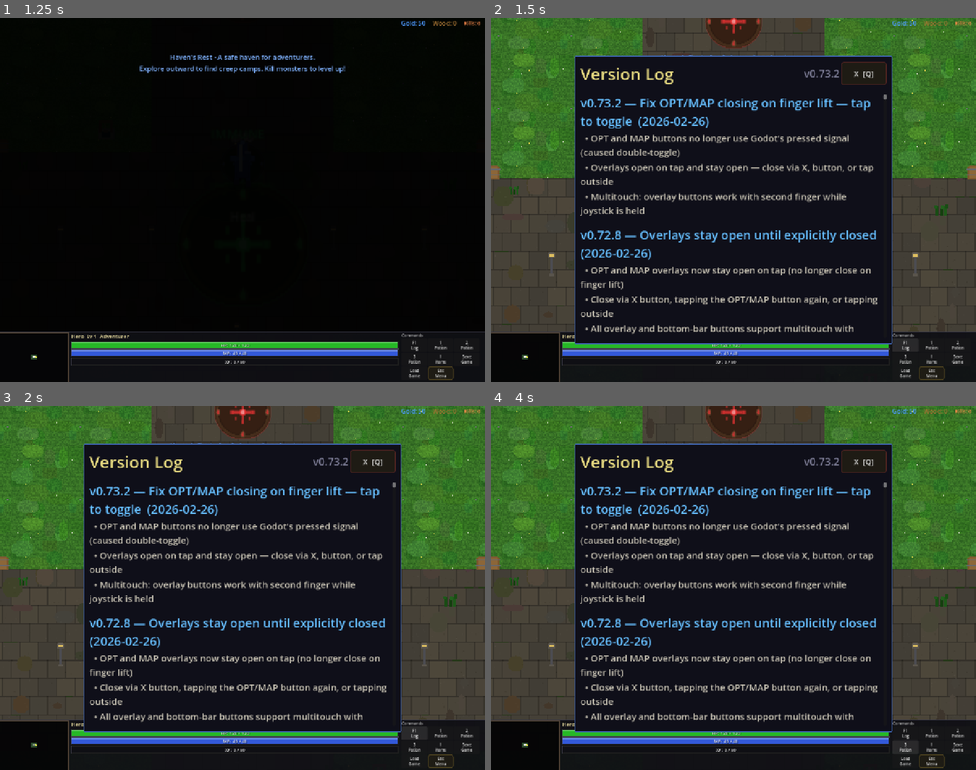
Above: before the commit, frames 1-4 (two rows, left to right).
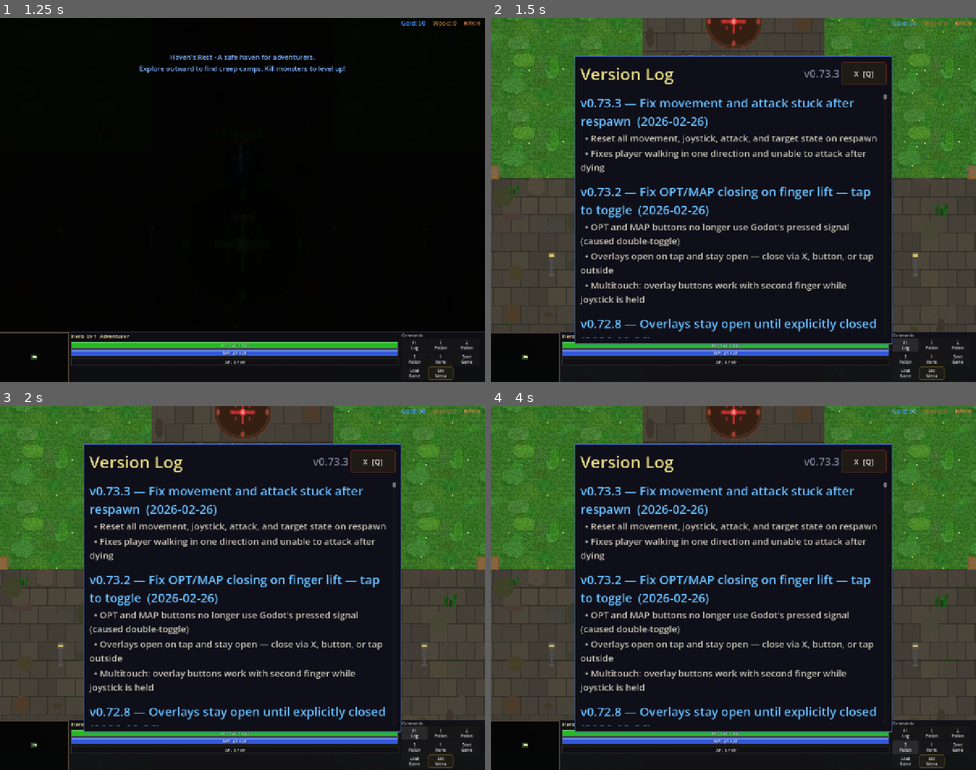
Above: after the commit, the same moments.

Repository: slxny/legends-open-rpg
Game: Godot game, scene res://scenes/main.tscn
Two runs of this game, one before a commit and one after it. Both use one fixed random seed, a clock stepped at 60 frames per second and the inputs below.
Inputs (mouse positions are in pixels of both pictures, inside the frame that each line leads up to):
- Up to frame 1 (1.25 s): tap Enter at 0.5 s; move the mouse to (218, 272) at 0.52 s; hold W (move_up) from 0.53 s (still down); hold Space (attack) from 0.53 s (still down); click (218, 272) at 0.67 s
- Up to frame 2 (1.5 s): release W (move_up) at 1.25 s; release Space (attack) at 1.25 s; click "F1 Log" at 1.25 s
- Up to frame 3 (2 s): no input
- Up to frame 4 (4 s): click "1 Potion" at 2 s; click "2 Potion" at 2.75 s; click "3 Potion" at 3.5 s

Frame 1 is identical in both runs. In frame 2, 9.9% of the frame differs, in the area x 18-80%, y 15-88%; in frame 3, 9.9%; in frame 4, 9.9%.
Error in both runs: Invalid assignment of property or key '_mobile_potion_btns' with value of type 'Array' on a base object of type 'CharacterBody2D (player.gd)'. (res://scenes/ui…

Commit message:
Fix movement and attack stuck after respawn (v0.73.3)
On respawn, only 4 state vars were reset but movement target,
joystick touch index, attack touch index, combo/charge state,
and enemy target references were all stale. This caused the player
to walk toward their death location and ignore new attack input.

Now resets all input and combat state in _on_respawn_animation().

Co-Authored-By: Claude Opus 4.6 <noreply@anthropic.com>

Diff:
--- a/scenes/player/player.gd
+++ b/scenes/player/player.gd
@@ -3052,11 +3052,33 @@
 	# Kill death tween if still running
 	if _death_tween and _death_tween.is_valid():
 		_death_tween.kill()
-	# Safety: ensure attack state is clean on respawn
+	# Reset ALL input and combat state so nothing is stale after respawn
 	_is_attack_animating = false
 	_attack_cooldown = 0.0
 	Engine.time_scale = 1.0
 	_hit_freeze_active = false
+	_is_moving_to_target = false
+	_move_target = Vector2.ZERO
+	_stuck_time = 0.0
+	_target_tree = null
+	_target_enemy = null
+	_is_chopping_tree = false
+	_joystick_touch_index = -1
+	_joystick_input = Vector2.ZERO
+	_joystick_active = false
+	_hide_joystick()
+	_mobile_atk_touch_index = -1
+	_mobile_attack_held = false
+	_mobile_charge_aim_dir = Vector2.ZERO
+	_tap_count = 0
+	_tap_resolve_timer = 0.0
+	_tap_resolved = true
+	_charge_time = 0.0
+	_is_charging = false
+	_combo_index = 0
+	_combo_timer = 0.0
+	_tap_aim_dir = Vector2.ZERO
+	_tap_aim_timer = 0.0
 	# Reset sprite to invisible for regen build-up
 	sprite.modulate = Color(1.0, 1.0, 1.0, 0.0)
 	sprite.scale = Vector2(0.3, 0.3)
--- a/scenes/ui/changelog_dialog.gd
+++ b/scenes/ui/changelog_dialog.gd
@@ -9,9 +9,18 @@
 var _is_visible: bool = false
 var _is_mobile: bool = false
 
-const GAME_VERSION := "v0.73.2"
+const GAME_VERSION := "v0.73.3"
 
 const CHANGELOG: Array[Dictionary] = [
+	{
+		"version": "v0.73.3",
+		"title": "Fix movement and attack stuck after respawn",
+		"date": "2026-02-26",
+		"entries": [
+			"Reset all movement, joystick, attack, and target state on respawn",
+			"Fixes player walking in one direction and unable to attack after dying",
+		]
+	},
 	{
 		"version": "v0.73.2",
 		"title": "Fix OPT/MAP closing on finger lift — tap to toggle",
